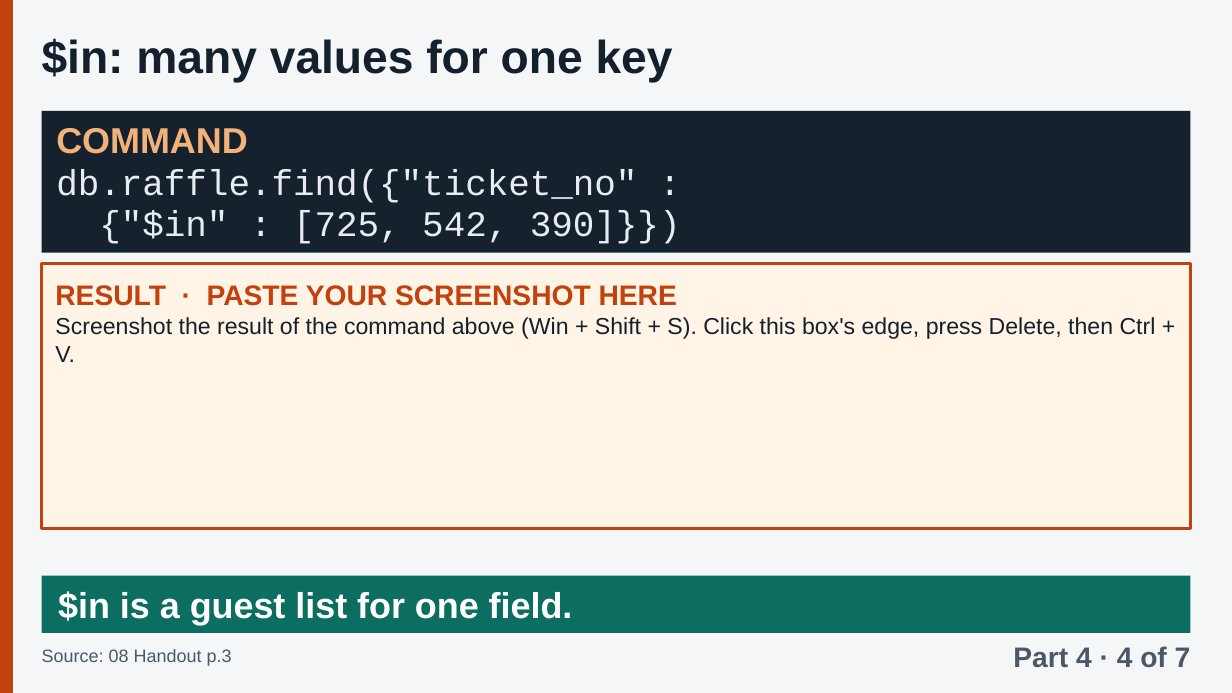
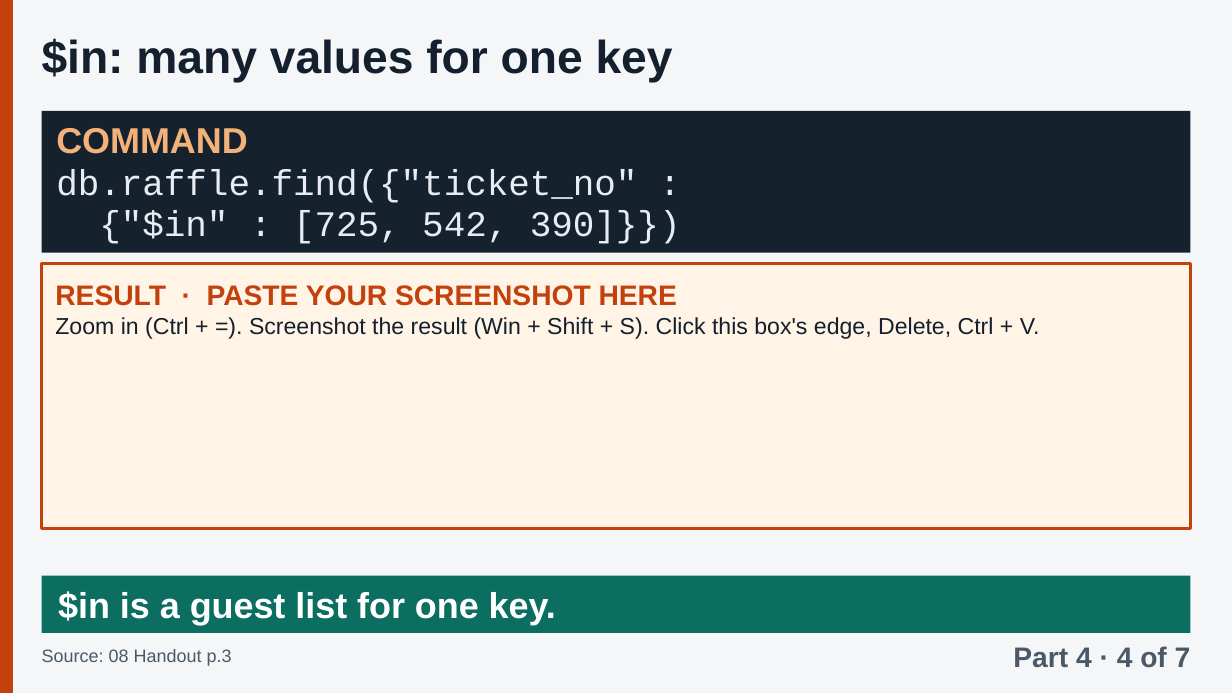
Before and after one commit to Tiredicey/ADBS, a slide deck: slide 53 of 02_GROUP_DECK/ADBS_GROUP_DECK.pptx (slide 54 before the commit). Drawn at 1232x693 pixels with LibreOffice and Linux fonts; fonts in the diff are those of the drawing. Boxes give left, top, right and bottom in pixels: in the first picture for what was removed or moved away, otherwise in the second. Text is boxed around its words. In the diff, an @@ line names an element or a change of style, - is before the commit and + after.

Commit message:
Cover the full topic list: restore collections/documents slide, 'inserting elements in an array', embedded data vs references; Parts 4-6 scripts to ~2 min; Section 3.1A on title; skip repeated BEFORE boxes; zoom-in tip for screenshots

```diff
--- a/02_GROUP_DECK/ADBS_GROUP_DECK.pptx
+++ b/02_GROUP_DECK/ADBS_GROUP_DECK.pptx
@@ text in rectangle at box(55, 317, 1040, 339): text changed @@
-Screenshot the result of the command above (Win + Shift + S). Click this box's edge, press Delete, then Ctrl + V.
+Zoom in (Ctrl + =). Screenshot the result (Win + Shift + S). Click this box's edge, Delete, Ctrl + V.
@@ text in rectangle at box(58, 591, 556, 625): text changed @@
-$in is a guest list for one field.
+$in is a guest list for one key.
```
Also in this commit, not shown: 63 other slides changed, 2 slides added, 2 slides removed, 4 other files.
